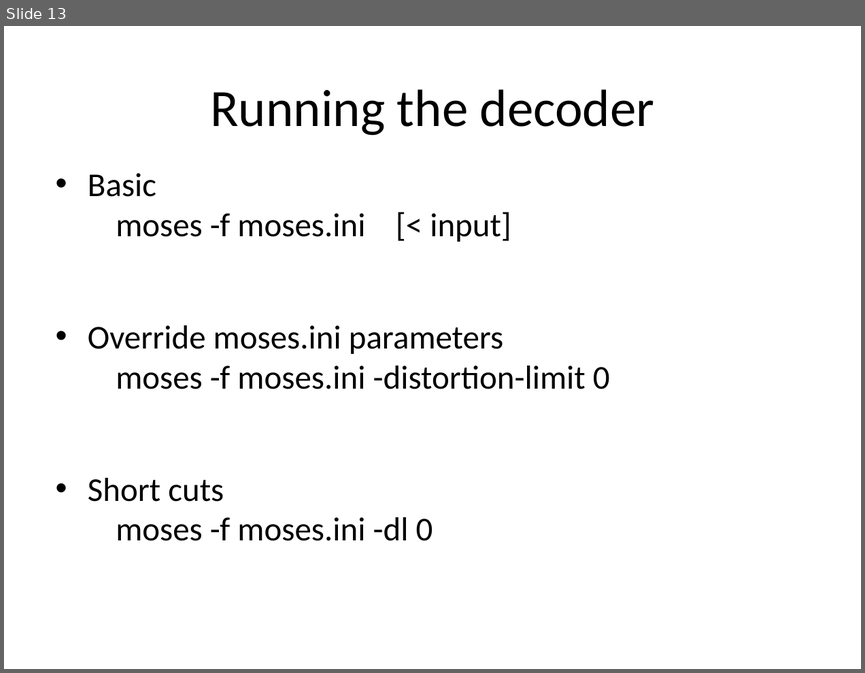
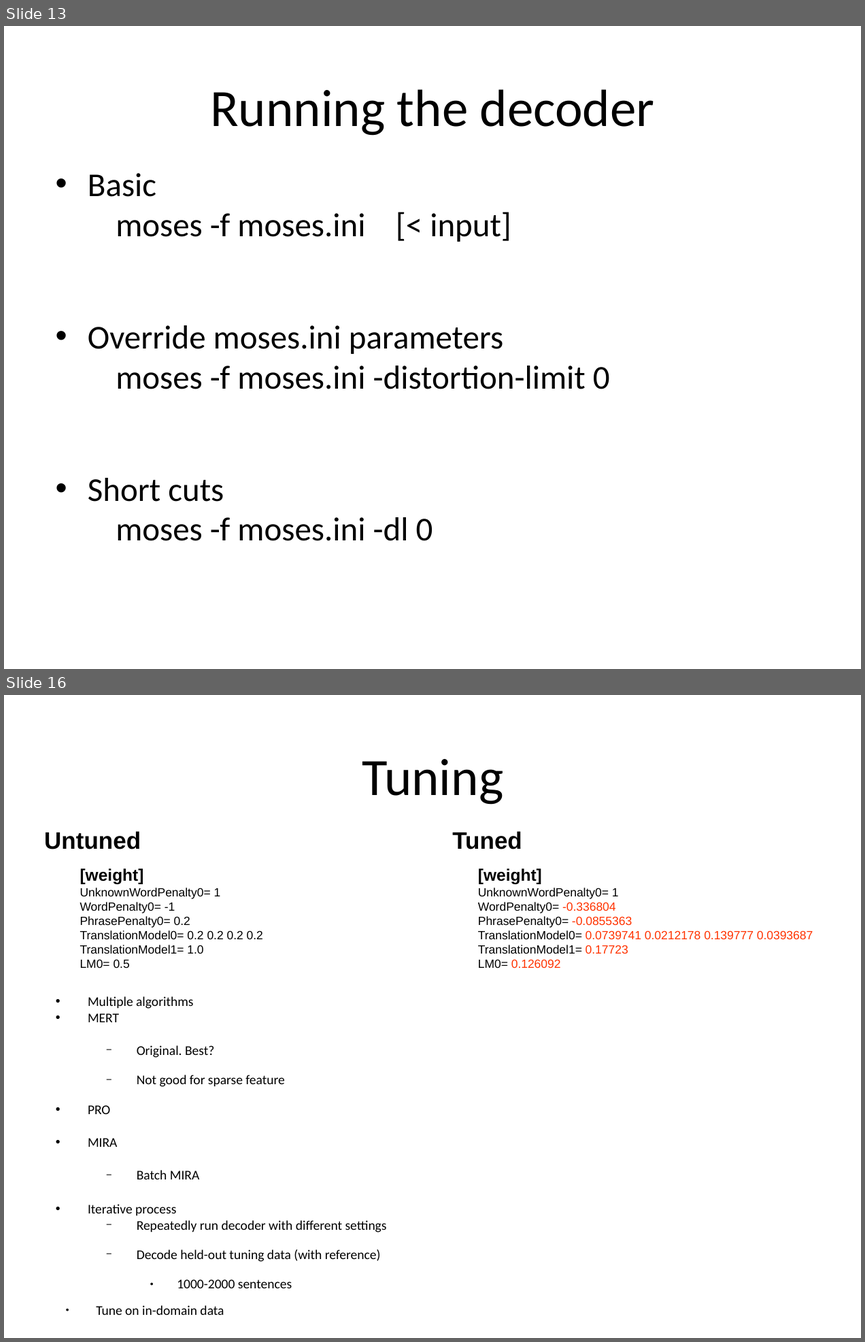
Before and after one commit to hieuhoang/papers, a slide deck: icon.2014/Basics.odp. Shown one above the other, each under a label of ours: slide 13 before the commit, slides 13 and 16 after it; the slides between them are not shown. The pictures are 865x673 and 865x1342 pixels, drawn with LibreOffice and Linux fonts; fonts in the diff are those of the drawing; background and template pictures are left out. Boxes give left, top, right and bottom in pixels: in the first picture for what was removed or moved away, otherwise in the second. Text is boxed around its words. In the diff, an @@ line names an element or a change of style, - is before the commit and + after.

```diff
--- a/icon.2014/Basics.odp
+++ b/icon.2014/Basics.odp
@@ slide 16 added at [4,695,861,1338], background #FFFFFF @@
@@ title added at [362,759,503,804], 44 pt, text #000000 @@
+Tuning
@@ text added at [44,831,141,849], 20 pt, text #000000, bold @@
+Untuned
@@ text added at [452,831,521,849], 20 pt, text #000000, bold @@
+Tuned
@@ text added at [80,868,263,968], 10 pt, text #000000 @@
+[weight]
+UnknownWordPenalty0= 1
+WordPenalty0= -1
+PhrasePenalty0= 0.2
+TranslationModel0= 0.2 0.2 0.2 0.2
+TranslationModel1= 1.0
+LM0= 0.5
@@ text added at [478,868,813,968], 10 pt, text #000000 @@
+[weight]
+UnknownWordPenalty0= 1
+WordPenalty0= -0.336804
+PhrasePenalty0= -0.0855363
+TranslationModel0= 0.0739741 0.0212178 0.139777 0.0393687
+TranslationModel1= 0.17723
+LM0= 0.126092
@@ text added at [88,996,387,1314], 11.2 pt, text #000000 @@
+• Multiple algorithms
+• MERT
+  − Original. Best?
+  − Not good for sparse feature
+• PRO
+• MIRA
+  − Batch MIRA
+• Iterative process
+  − Repeatedly run decoder with different settings
+  − Decode held-out tuning data (with reference)
+    ● 1000-2000 sentences
+● Tune on in-domain data
```
Also in this commit, not shown: 3 slides changed, 1 other slide added, 1 other file.
